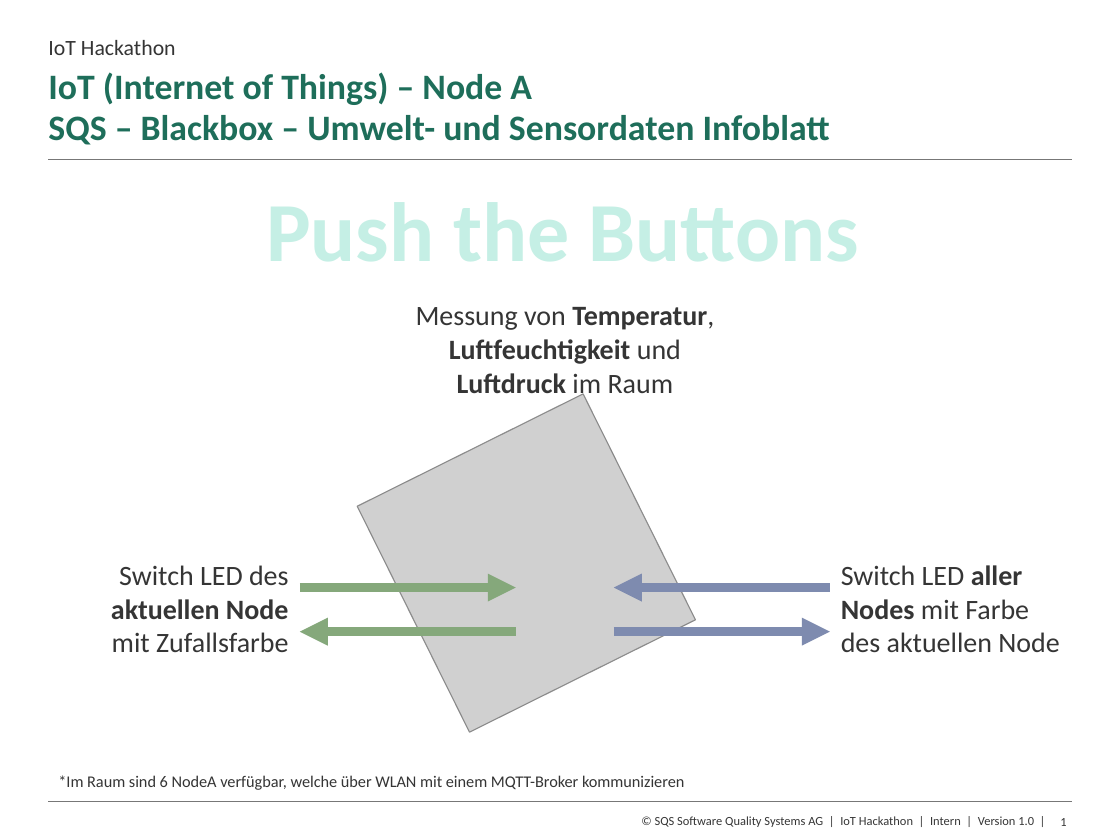
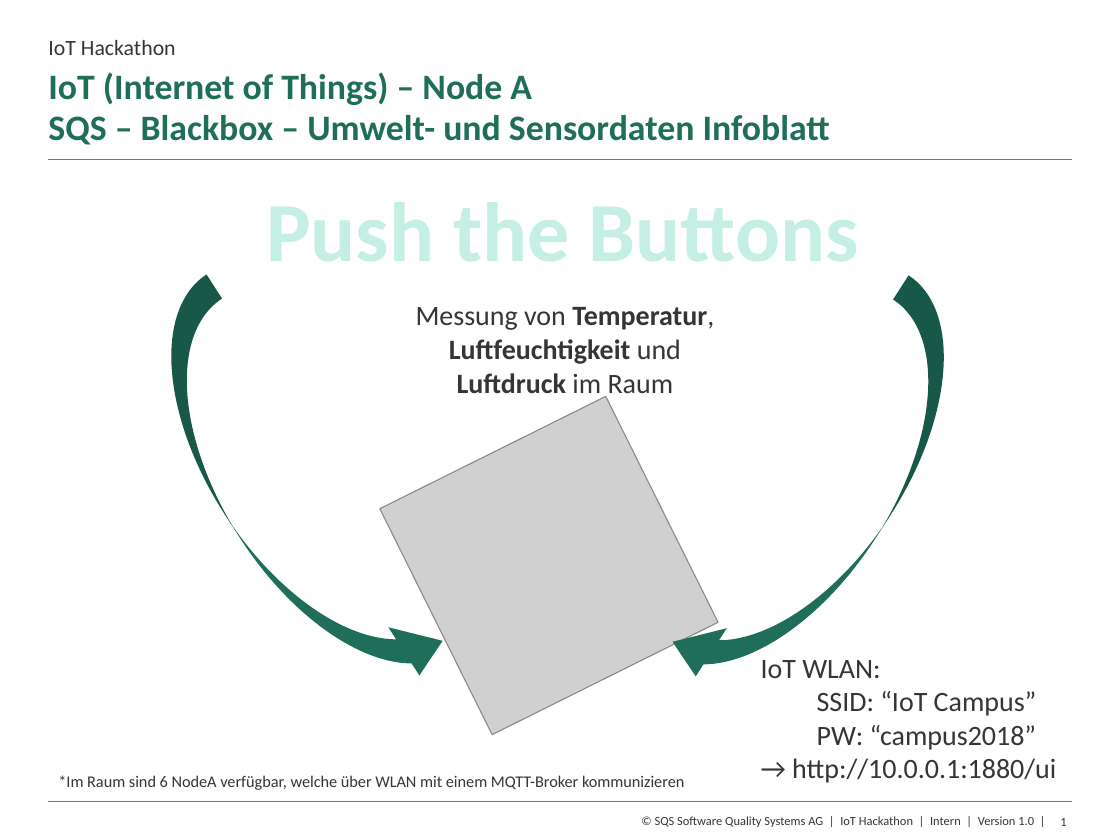
Before and after one commit to thomo/IoT-on-Campus-2018, a slide deck: slide 1 of NodeA - Infoblatt.pptx. Drawn at 1120x840 pixels with LibreOffice and Linux fonts; fonts in the diff are those of the drawing; grey boxes stand for pictures; background and template pictures are left out. Boxes give left, top, right and bottom in pixels: in the first picture for what was removed or moved away, otherwise in the second. Text is boxed around its words. In the diff, an @@ line names an element or a change of style, - is before the commit and + after.

Commit message:
add WLAN and UI data

```diff
--- a/NodeA - Infoblatt.pptx
+++ b/NodeA - Infoblatt.pptx
@@ curved right arrow added at (x1=111, y1=275, x2=458, y2=727), fill #1E6E5A @@
@@ curved right arrow added at (x1=657, y1=276, x2=1005, y2=729), fill #1E6E5A @@
@@ picture moved from (x1=357, y1=394, x2=695, y2=732) to (x1=379, y1=396, x2=717, y2=734) @@
@@ text removed at (x1=111, y1=565, x2=289, y2=652) @@
-Switch LED des aktuellen Node mit Zufallsfarbe
@@ text removed at (x1=841, y1=565, x2=1059, y2=652) @@
-Switch LED aller Nodes mit Farbe des aktuellen Node
@@ arrow removed from (300, 588) to (516, 588) @@
@@ arrow removed from (830, 588) to (614, 588) @@
@@ arrow removed from (516, 632) to (300, 632) @@
@@ arrow removed from (614, 632) to (830, 632) @@
@@ text added at (x1=761, y1=660, x2=1056, y2=783), 18 pt, text #353535 @@
+IoT WLAN:
+  SSID: “IoT Campus”
+  PW: “campus2018”
+→ http://10.0.0.1:1880/ui
```
Also in this commit, not shown: 1 other file.
